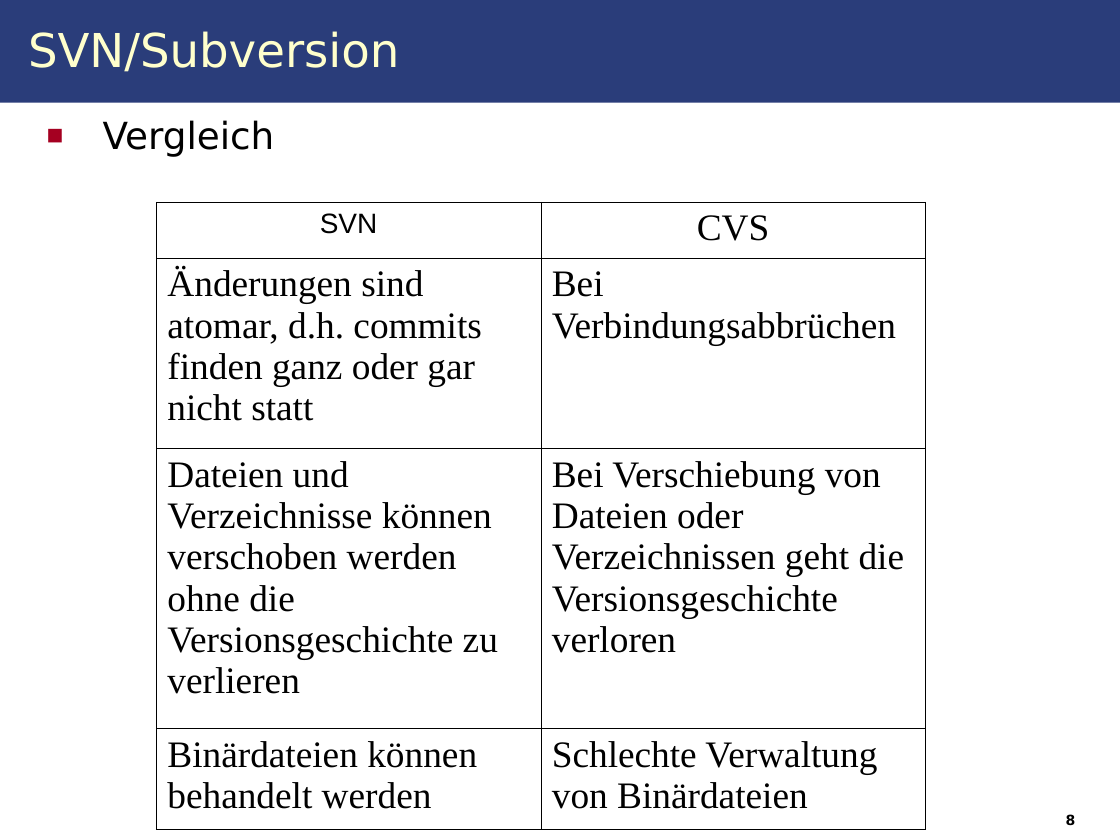
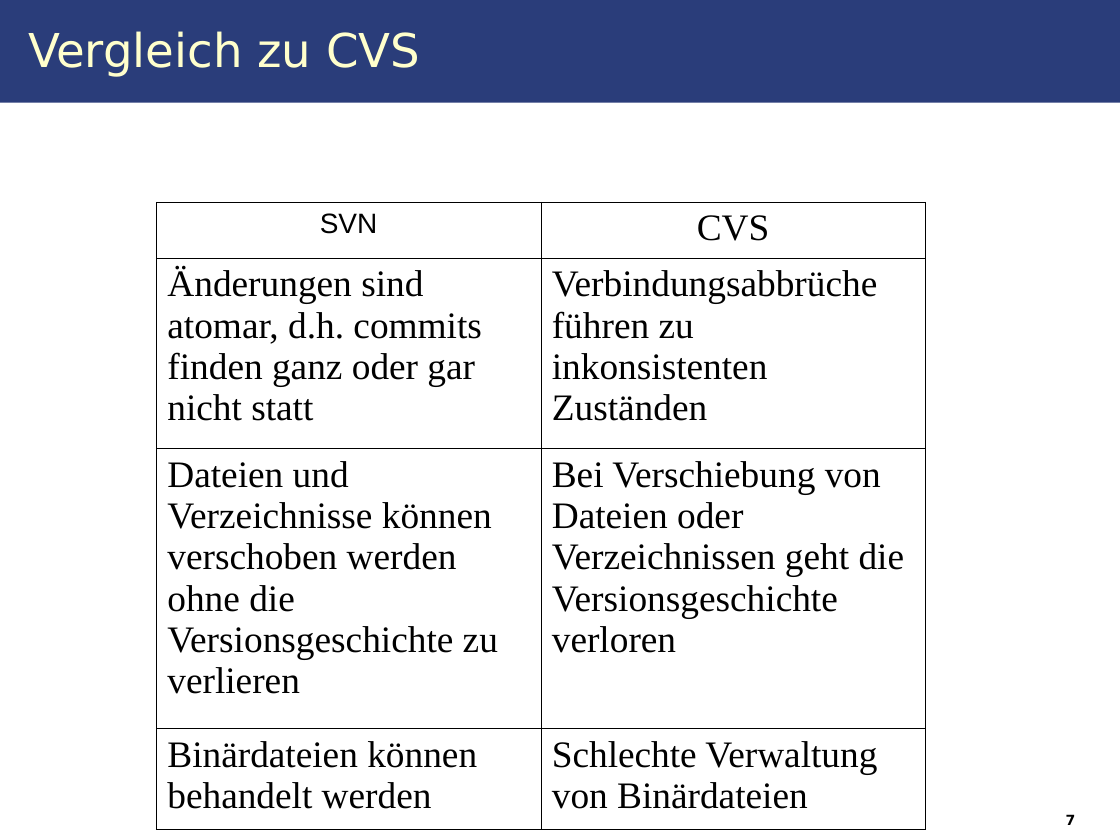
Before and after one commit to IAAS/decidr, a slide deck: slide 7 of seminars/at/Seminar.odp (slide 8 before the commit). Drawn at 1120x840 pixels with LibreOffice and Linux fonts; fonts in the diff are those of the drawing. Boxes give left, top, right and bottom in pixels: in the first picture for what was removed or moved away, otherwise in the second. Text is boxed around its words. In the diff, an @@ line names an element or a change of style, - is before the commit and + after.

```diff
--- a/seminars/at/Seminar.odp
+++ b/seminars/at/Seminar.odp
@@ title at <box>28,31,420,77</box>: text changed @@
-SVN/Subversion
+Vergleich zu CVS
@@ text removed at <box>103,120,275,157</box> @@
-■ Vergleich
@@ table at <box>157,202,925,813</box> @@
-row 2, column 2: Bei Verbindungsabbrüchen
+row 2, column 2: Verbindungsabbrüche führen zu inkonsistenten Zuständen
@@ page number at <box>1066,814,1076,825</box>: text changed @@
-8
+7
```
Also in this commit, not shown: 11 other slides changed, 4 slides added, 4 slides removed, 1 other file.
